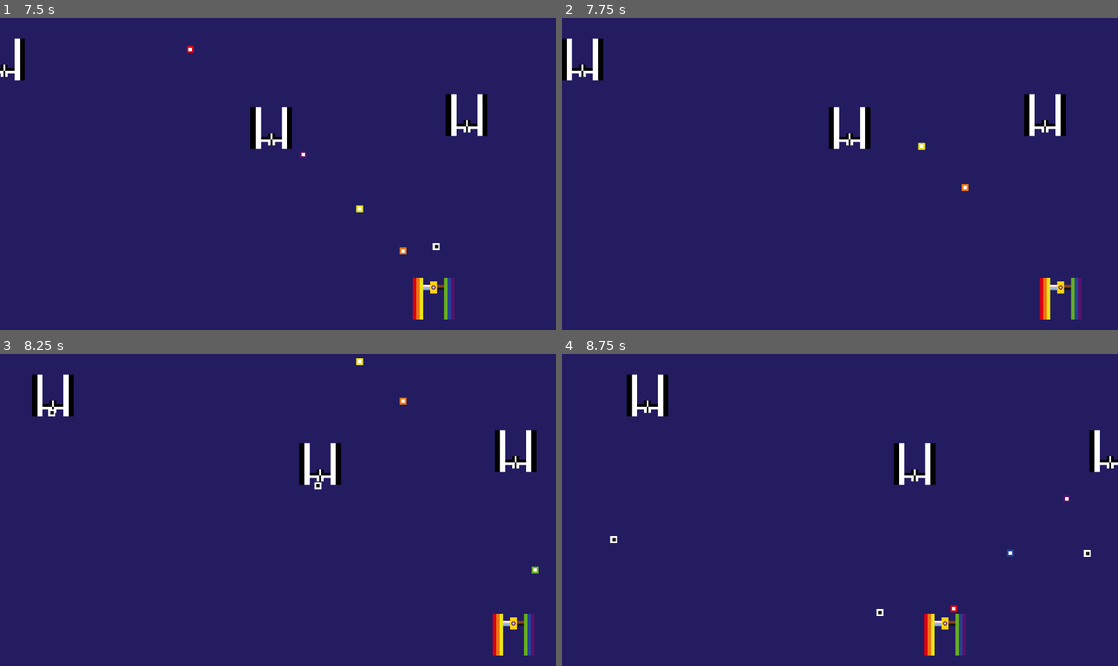
Above: before the commit, frames 1-4 (two rows, left to right).
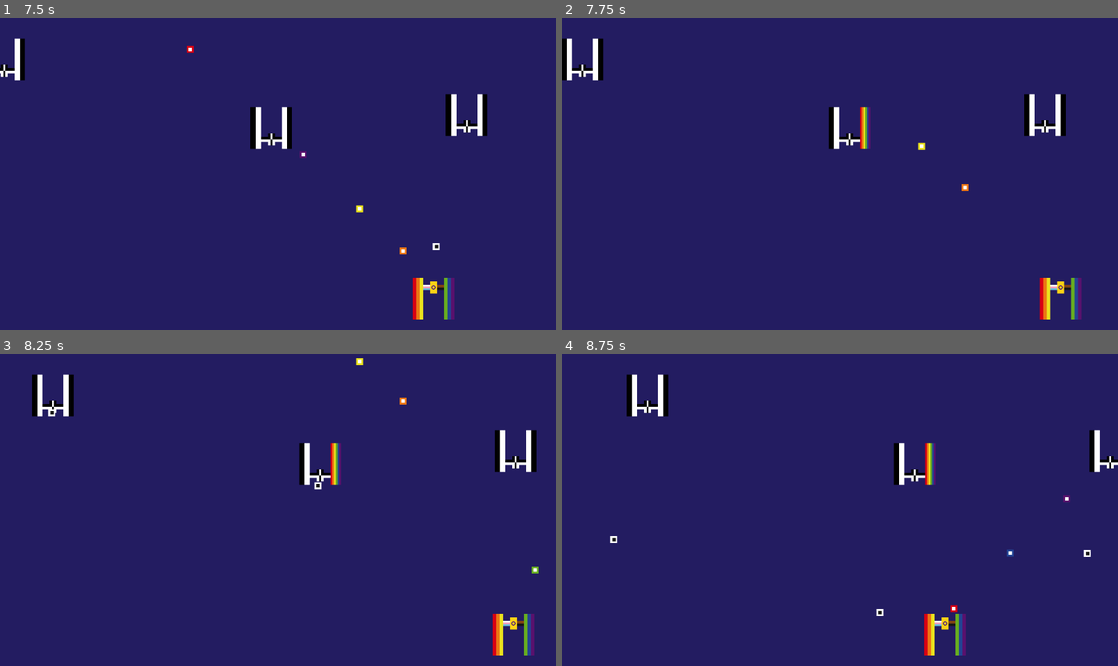
Above: after the commit, the same moments.

Repository: yndajas/qgjam-2023
Game: Godot game, scene res://main.tscn
Two runs of this game, one before a commit and one after it. Both use one fixed random seed, a clock stepped at 60 frames per second and the inputs below. The project has no main scene, so this scene is started directly.
Inputs:
- Up to frame 1 (7.5 s): hold Right (move_right) 0.53-1.28 s; hold Space (fire) 0.53-1.28 s; hold Left (move_left) 1.28-2.03 s; tap Space (fire) every 1.5 s from 1.35 to 7.35 s; hold Space (fire) 2.03-2.78 s; hold Right (move_right) 2.03-3.53 s; hold Space (fire) 3.53-4.28 s; hold Left (move_left) 3.53-5.78 s; hold Space (fire) 5.03-5.78 s; hold Right (move_right) from 5.78 s (still down); hold Space (fire) 6.53-7.28 s
- Up to frame 2 (7.75 s): keep holding Right (move_right)
- Up to frame 3 (8.25 s): release Right (move_right) at 8.03 s; hold Left (move_left) from 8.03 s (still down); hold Space (fire) from 8.03 s (still down)
- Up to frame 4 (8.75 s): keep holding Left (move_left); keep holding Space (fire)

Frame 1 is identical in both runs. In frame 2, 0.3% of the frame differs, in the area x 53-56%, y 28-43%; in frame 3, 0.3%; in frame 4, 0.3%, in the area x 65-68%, y 28-43%.

Commit message:
Reduce enemy straightness on hit

Diff:
--- a/scripts/enemy.gd
+++ b/scripts/enemy.gd
@@ -5,6 +5,7 @@
 const MINIMUM_SPAWN_Y = EXPECTED_EDGE_OFFSET + 24
 const MAXIMUM_SPAWN_Y = floor(Global.PLAYABLE_BOTTOM_EDGE / 2.0) - EXPECTED_SPRITE_SIZE
 const SPEED: float = 150.0
+var straightness: int = 6
 @onready var fire_timer: Timer = $FireTimer
 @onready var sprite: Sprite2D = $Sprite2D
 @onready var sprite_size: float = sprite.get_rect().size[0]
@@ -38,7 +39,12 @@
 
 
 func on_hit() -> void:
-	print_debug("enemy_hit")
+	straightness -= 1
+
+	if straightness == 3:
+		sprite.region_rect = Rect2(sprite_size + 1, 0, sprite_size, sprite_size)
+	elif straightness == 0:
+		sprite.region_rect = Rect2(sprite_size * 2 + 2, 0, sprite_size, sprite_size)
 
 
 func start_fire_timer() -> void:
